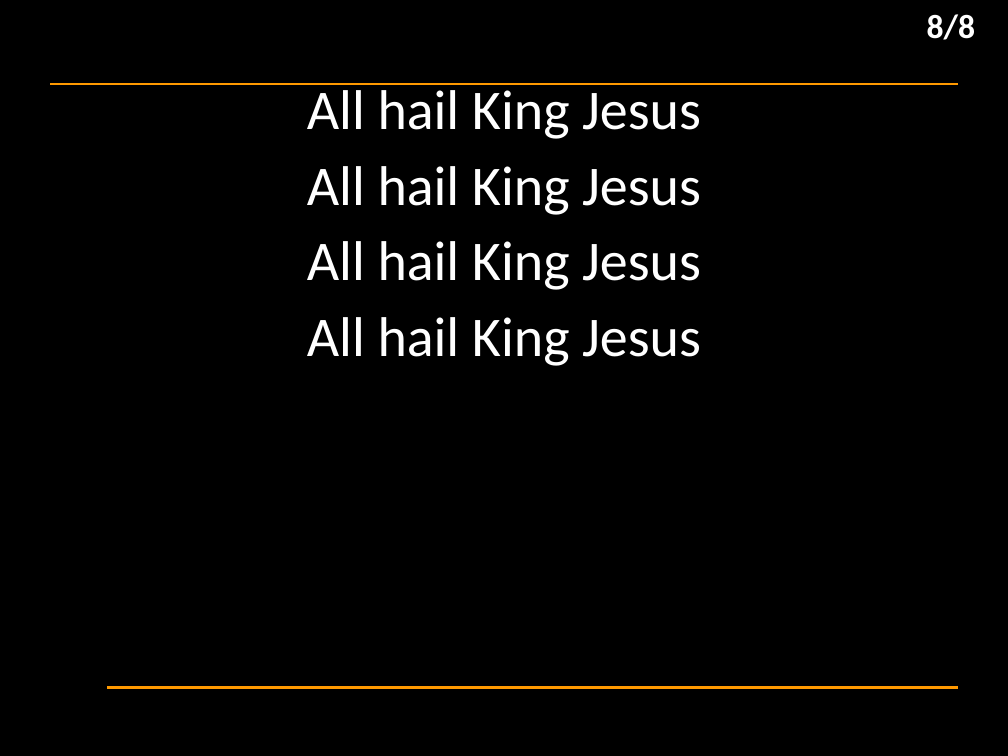
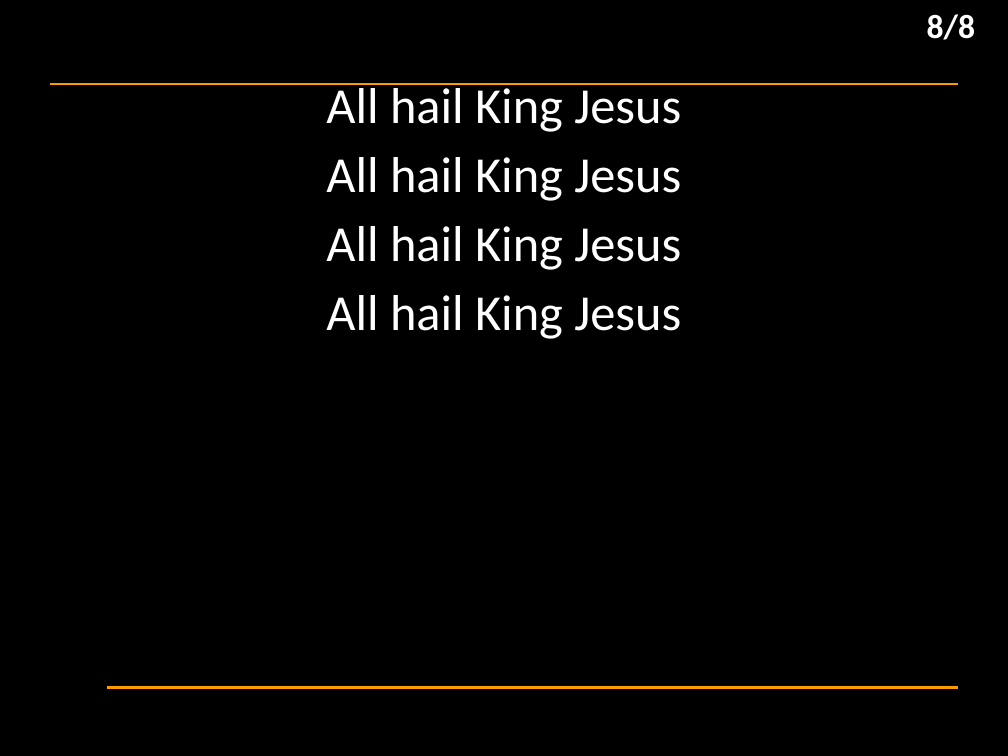
Before and after one commit to hoo-are-ya/worship, a slide deck: slide 9 of docs/songs/all hail king jesus.pptx. Drawn at 1008x756 pixels with LibreOffice and Linux fonts; fonts in the diff are those of the drawing; background and template pictures are left out. Boxes give left, top, right and bottom in pixels: in the first picture for what was removed or moved away, otherwise in the second. Text is boxed around its words. In the diff, an @@ line names an element or a change of style, - is before the commit and + after.

```diff
--- a/docs/songs/all hail king jesus.pptx
+++ b/docs/songs/all hail king jesus.pptx
@@ subtitle "All hail King Jesus" at bbox=[326, 83, 681, 339]: size 40 to 36 pt @@
```
Also in this commit, not shown: 6 other slides changed, 8 other files.
